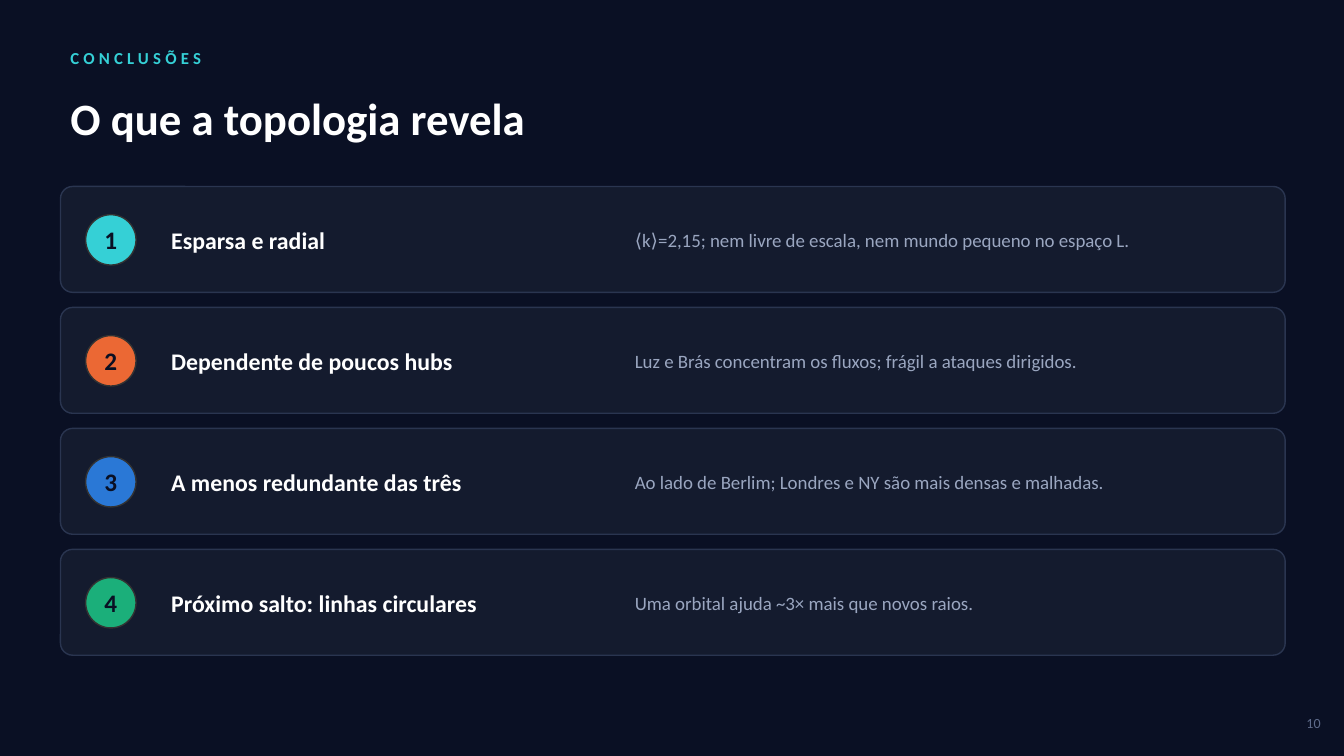
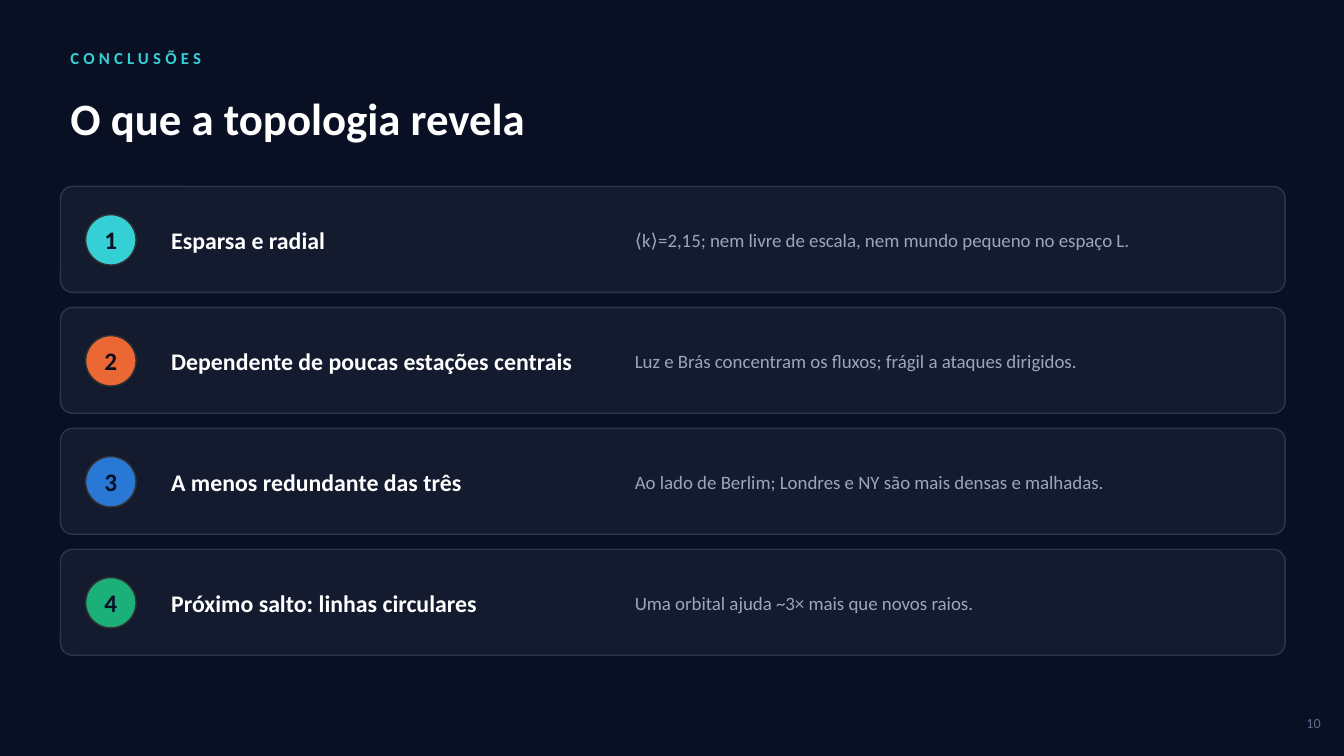
Before and after one commit to VitorCarvalho67/GrafosMetroSP, a slide deck: slide 10 of Seminario_GrafosMetroSP.pptx. Drawn at 1344x756 pixels with LibreOffice and Linux fonts; fonts in the diff are those of the drawing. Boxes give left, top, right and bottom in pixels: in the first picture for what was removed or moved away, otherwise in the second. Text is boxed around its words. In the diff, an @@ line names an element or a change of style, - is before the commit and + after.

```diff
--- a/Seminario_GrafosMetroSP.pptx
+++ b/Seminario_GrafosMetroSP.pptx
@@ text at bbox=[171, 353, 572, 374]: text changed @@
-Dependente de poucos hubs
+Dependente de poucas estações centrais
```
Also in this commit, not shown: 6 other slides changed, 13 other files.
